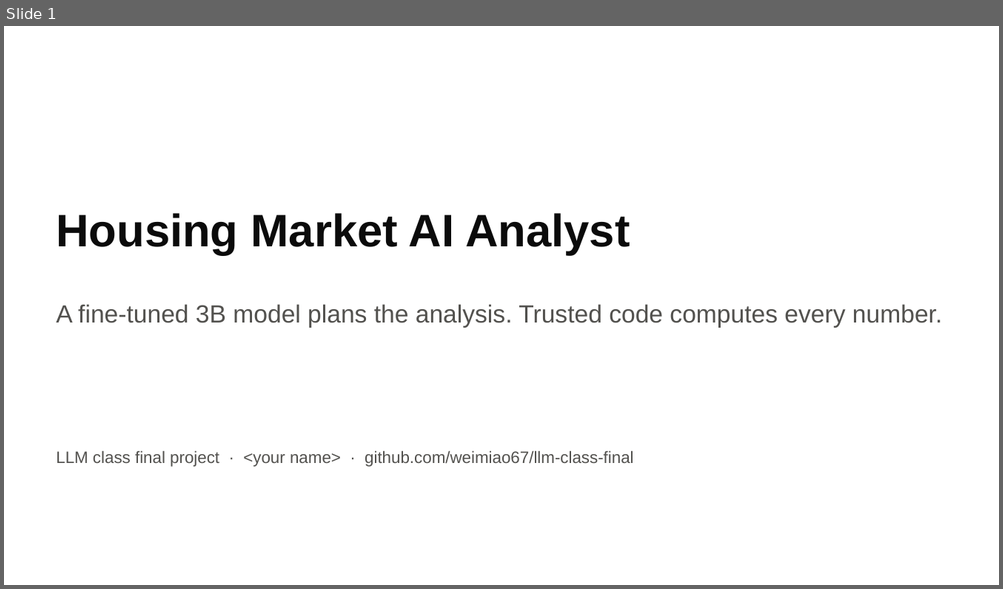
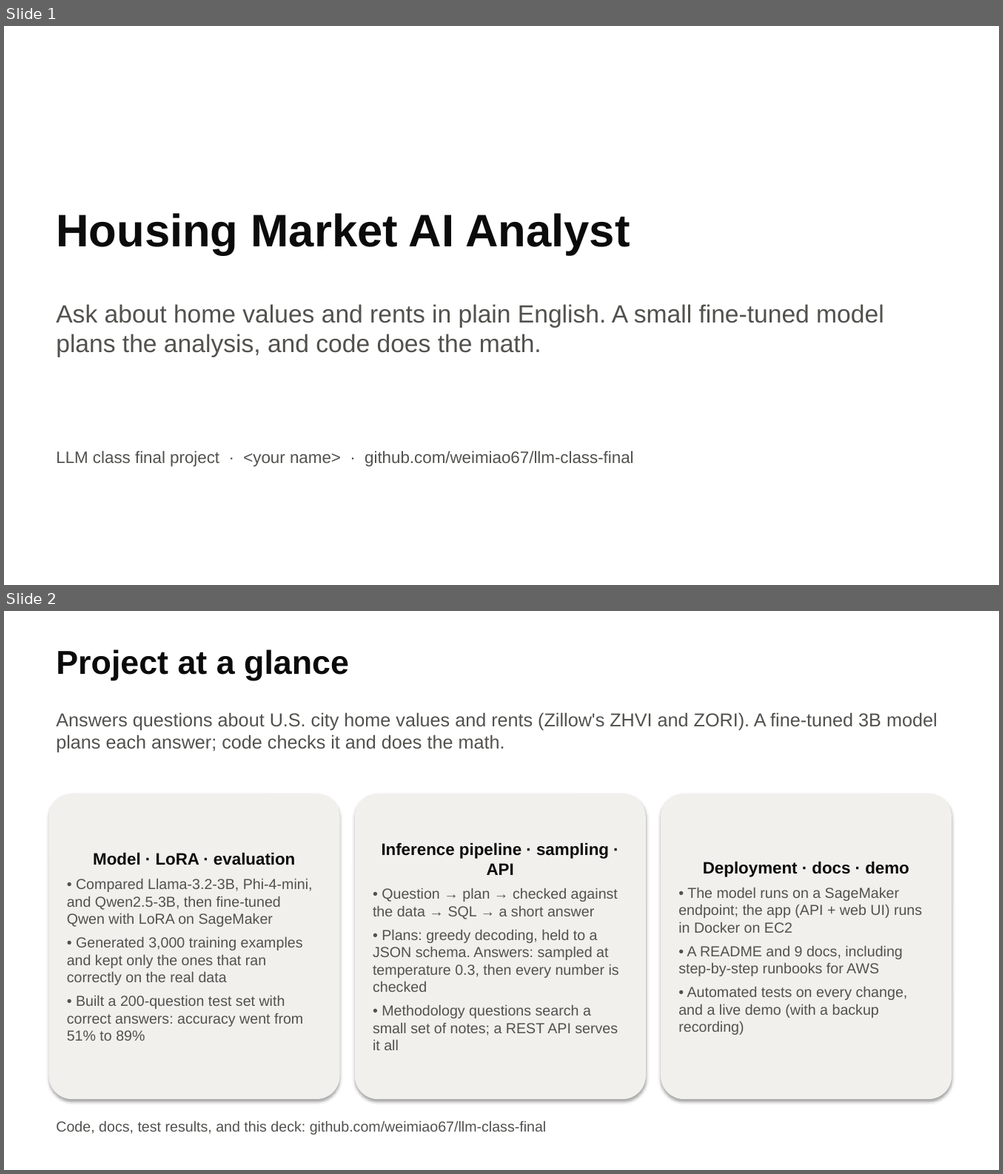
Before and after one commit to weimiao67/llm-class-final, a slide deck: docs/slides/housing-analyst.pptx. Shown one above the other, each under a label of ours: slide 1 before the commit, slides 1 and 2 after it. The pictures are 1003x589 and 1003x1174 pixels, drawn with LibreOffice and Linux fonts; fonts in the diff are those of the drawing. Boxes give left, top, right and bottom in pixels: in the first picture for what was removed or moved away, otherwise in the second. Text is boxed around its words. In the diff, an @@ line names an element or a change of style, - is before the commit and + after.

```diff
--- a/docs/slides/housing-analyst.pptx
+++ b/docs/slides/housing-analyst.pptx
@@ slide 2 added at [4,611,999,1170], background #FFFFFF @@
@@ text added at [56,649,349,680], 32 pt, text #0B0B0B, bold @@
+Project at a glance
@@ text added at [56,712,937,753], 18 pt, text #52514E @@
+Answers questions about U.S. city home values and rents (Zillow's ZHVI and ZORI). A fine-tuned 3B model plans each answer; code checks it and does the math.
@@ rounded rectangle added at [48,794,340,1099], fill #F1F0EC, 14 pt, text #52514E @@
+Model · LoRA · evaluation
+• Compared Llama-3.2-3B, Phi-4-mini, and Qwen2.5-3B, then fine-tuned Qwen with LoRA on SageMaker
+• Generated 3,000 training examples and kept only the ones that ran correctly on the real data
+• Built a 200-question test set with correct answers: accuracy went from 51% to 89%
@@ rounded rectangle added at [355,794,646,1099], fill #F1F0EC, 14 pt, text #52514E @@
+Inference pipeline · sampling · API
+• Question → plan → checked against the data → SQL → a short answer
+• Plans: greedy decoding, held to a JSON schema. Answers: sampled at temperature 0.3, then every number is checked
+• Methodology questions search a small set of notes; a REST API serves it all
@@ rounded rectangle added at [660,794,951,1099], fill #F1F0EC, 14 pt, text #52514E @@
+Deployment · docs · demo
+• The model runs on a SageMaker endpoint; the app (API + web UI) runs in Docker on EC2
+• A README and 9 docs, including step-by-step runbooks for AWS
+• Automated tests on every change, and a live demo (with a backup recording)
@@ text added at [56,1122,546,1135], 14 pt, text #52514E @@
+Code, docs, test results, and this deck: github.com/weimiao67/llm-class-final
@@ slide 1 changed as well @@
@@ text at [56,304,883,358]: text changed @@
-A fine-tuned 3B model plans the analysis. Trusted code computes every number.
+Ask about home values and rents in plain English. A small fine-tuned model plans the analysis, and code does the math.
```
Also in this commit, not shown: 13 other slides changed, 4 other files.
